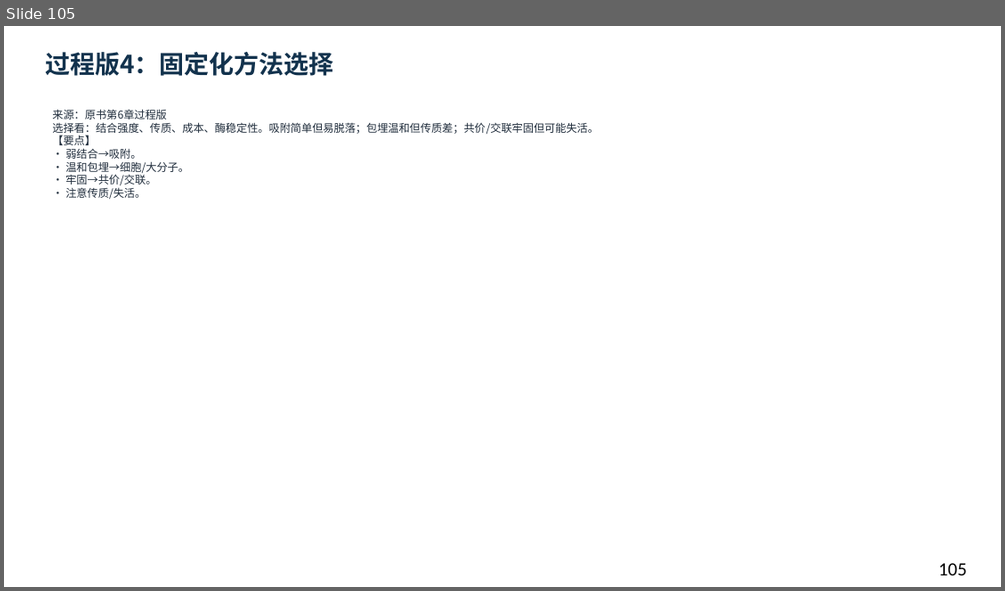
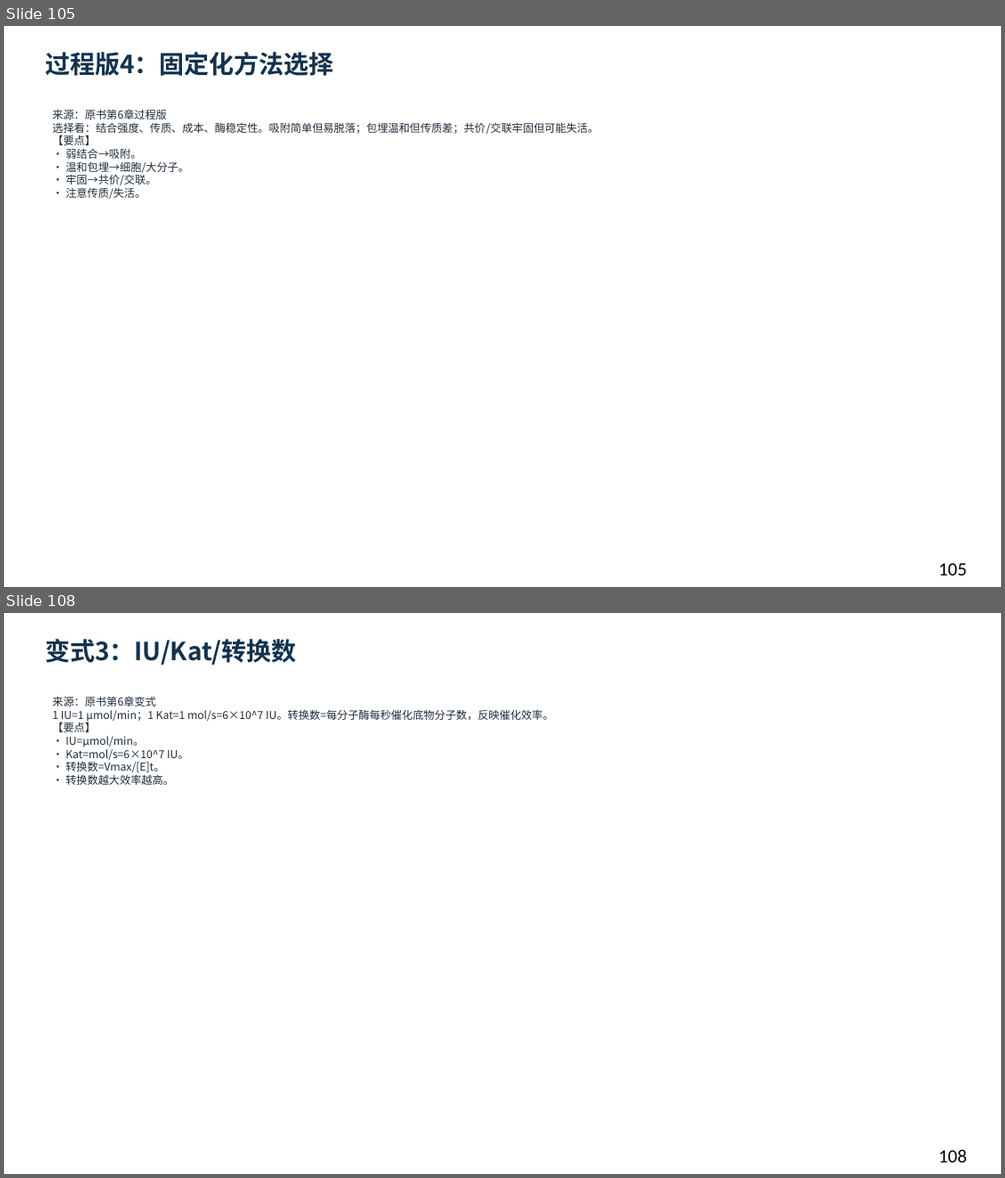
Before and after one commit to newkan-li/Biochemistry, a slide deck: downloads/bc06-ai-style.pptx. Shown one above the other, each under a label of ours: slide 105 before the commit, slides 105 and 108 after it; the slides between them are not shown. The pictures are 1005x591 and 1005x1178 pixels, drawn with LibreOffice and Linux fonts; fonts in the diff are those of the drawing. Boxes give left, top, right and bottom in pixels: in the first picture for what was removed or moved away, otherwise in the second. Text is boxed around its words. In the diff, an @@ line names an element or a change of style, - is before the commit and + after.

Commit message:
bc06补原书图卡6页+变式强化6页+网页题20→35;下载118页;版本20261112bk

```diff
--- a/downloads/bc06-ai-style.pptx
+++ b/downloads/bc06-ai-style.pptx
@@ slide 108 added at <box>4,613,1001,1174</box>, background #FFFFFF @@
@@ text added at <box>45,639,297,665</box>, 24 pt, text #12324D, bold @@
+变式3：IU/Kat/转换数
@@ text added at <box>52,696,553,785</box>, 10.5 pt, text #202D3C @@
+来源：原书第6章变式
+1 IU=1 μmol/min；1 Kat=1 mol/s=6×10^7 IU。转换数=每分子酶每秒催化底物分子数，反映催化效率。
+【要点】
+• IU=μmol/min。
+• Kat=mol/s=6×10^7 IU。
+• 转换数=Vmax/[E]t。
+• 转换数越大效率越高。
@@ text added at <box>938,1149,967,1162</box>, 18 pt, text #000000 @@
+108
```
Also in this commit, not shown: 1 slide changed, 11 other slides added, 12 other files.
